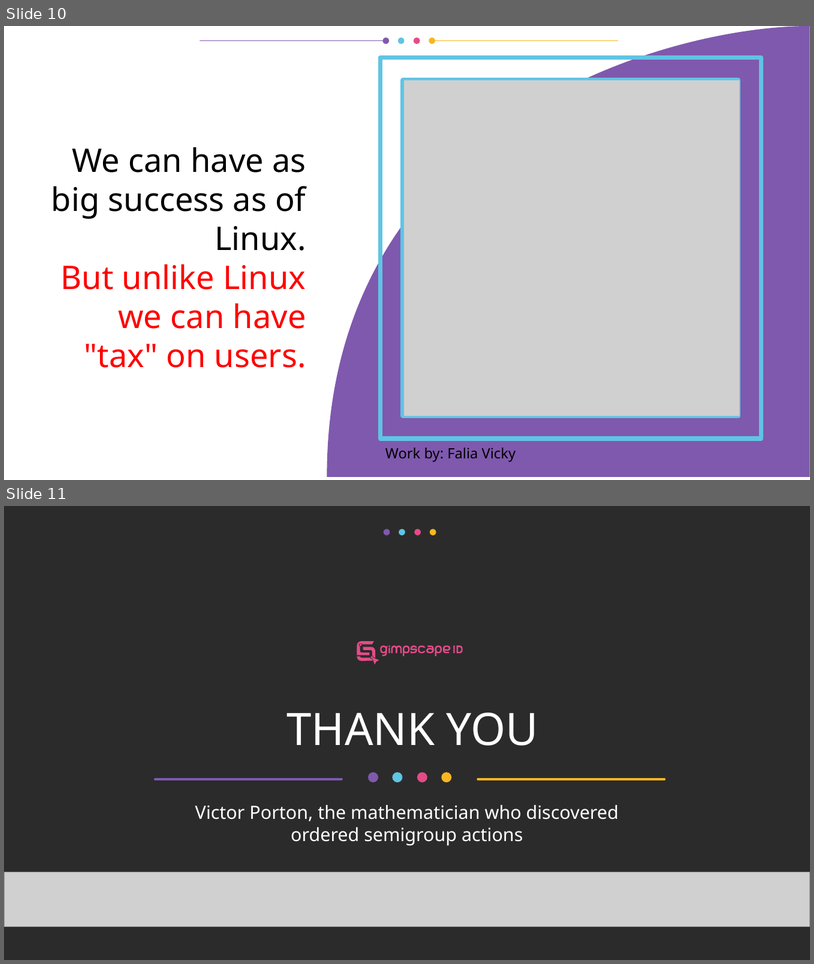
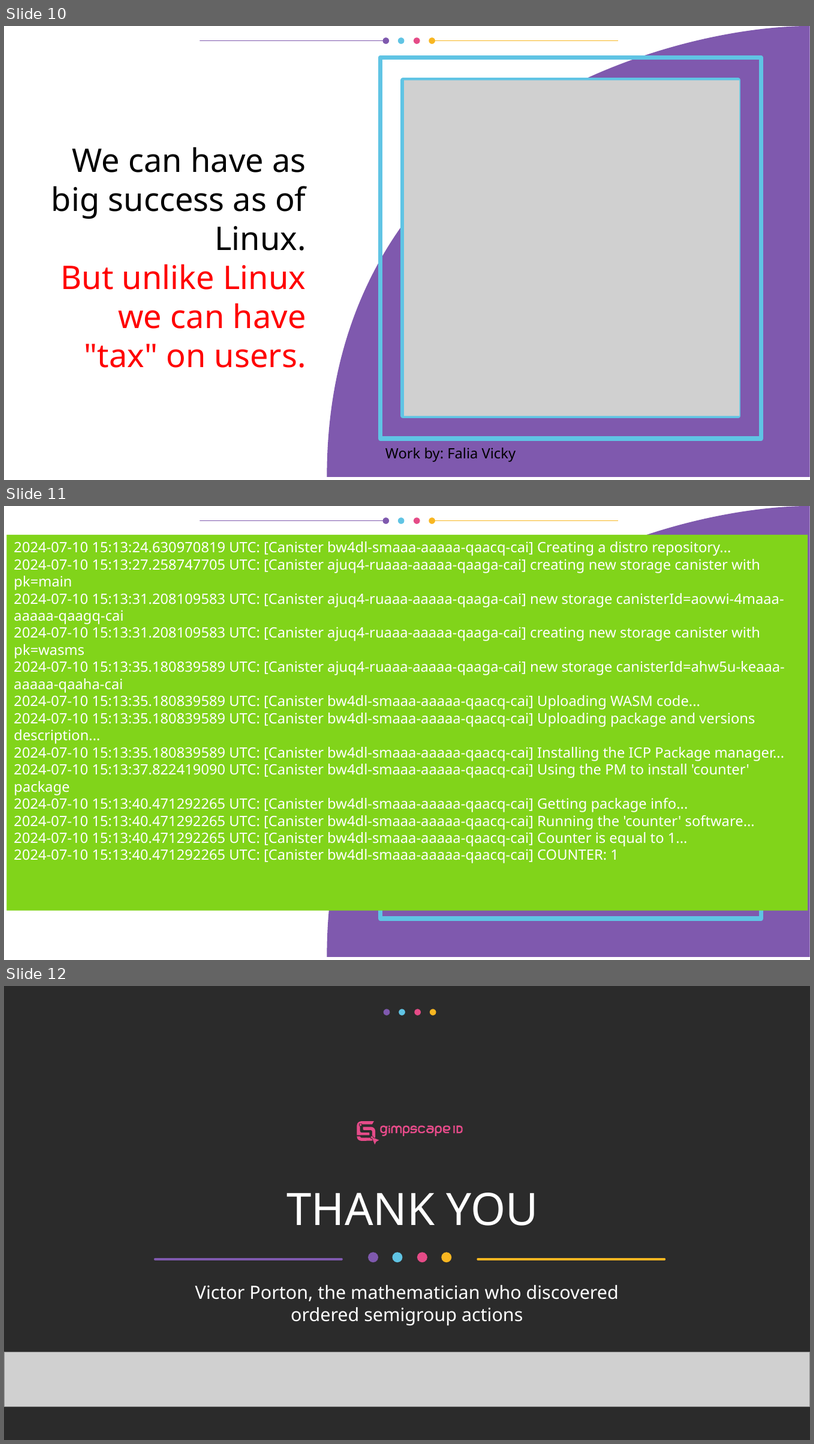
Before and after one commit to vporton/icp-package-manager, a slide deck: docs/presentation.odp. Shown one above the other, each under a label of ours: slides 10 and 11 before the commit, slides 10, 11 and 12 after it. The pictures are 814x964 and 814x1444 pixels, drawn with LibreOffice and Linux fonts; fonts in the diff are those of the drawing; grey boxes stand for pictures; background and template pictures are left out; a plain dark background stands for a picture behind light text. Boxes give left, top, right and bottom in pixels: in the first picture for what was removed or moved away, otherwise in the second. Text is boxed around its words. In the diff, an @@ line names an element or a change of style, - is before the commit and + after.

```diff
--- a/docs/presentation.odp
+++ b/docs/presentation.odp
@@ slide 11 added at (4, 506, 810, 960), background #FFFFFF; not listed: 8 template elements that a slide beside it also shows @@
@@ rectangle added at (7, 535, 809, 910), fill #81D41A, 14 pt, text #FFFFFF @@
+2024-07-10 15:13:24.630970819 UTC: [Canister bw4dl-smaaa-aaaaa-qaacq-cai] Creating a distro repository...
+2024-07-10 15:13:27.258747705 UTC: [Canister ajuq4-ruaaa-aaaaa-qaaga-cai] creating new storage canister with pk=main
+2024-07-10 15:13:31.208109583 UTC: [Canister ajuq4-ruaaa-aaaaa-qaaga-cai] new storage canisterId=aovwi-4maaa-aaaaa-qaagq-cai
+2024-07-10 15:13:31.208109583 UTC: [Canister ajuq4-ruaaa-aaaaa-qaaga-cai] creating new storage canister with pk=wasms
+2024-07-10 15:13:35.180839589 UTC: [Canister ajuq4-ruaaa-aaaaa-qaaga-cai] new storage canisterId=ahw5u-keaaa-aaaaa-qaaha-cai
+2024-07-10 15:13:35.180839589 UTC: [Canister bw4dl-smaaa-aaaaa-qaacq-cai] Uploading WASM code...
+2024-07-10 15:13:35.180839589 UTC: [Canister bw4dl-smaaa-aaaaa-qaacq-cai] Uploading package and versions description...
+2024-07-10 15:13:35.180839589 UTC: [Canister bw4dl-smaaa-aaaaa-qaacq-cai] Installing the ICP Package manager...
+2024-07-10 15:13:37.822419090 UTC: [Canister bw4dl-smaaa-aaaaa-qaacq-cai] Using the PM to install 'counter' package
+2024-07-10 15:13:40.471292265 UTC: [Canister bw4dl-smaaa-aaaaa-qaacq-cai] Getting package info...
+2024-07-10 15:13:40.471292265 UTC: [Canister bw4dl-smaaa-aaaaa-qaacq-cai] Running the 'counter' software...
+2024-07-10 15:13:40.471292265 UTC: [Canister bw4dl-smaaa-aaaaa-qaacq-cai] Counter is equal to 1...
+2024-07-10 15:13:40.471292265 UTC: [Canister bw4dl-smaaa-aaaaa-qaacq-cai] COUNTER: 1
@@ what was slide 11 is now slide 12 @@
```
Also in this commit, not shown: 1 other file.
